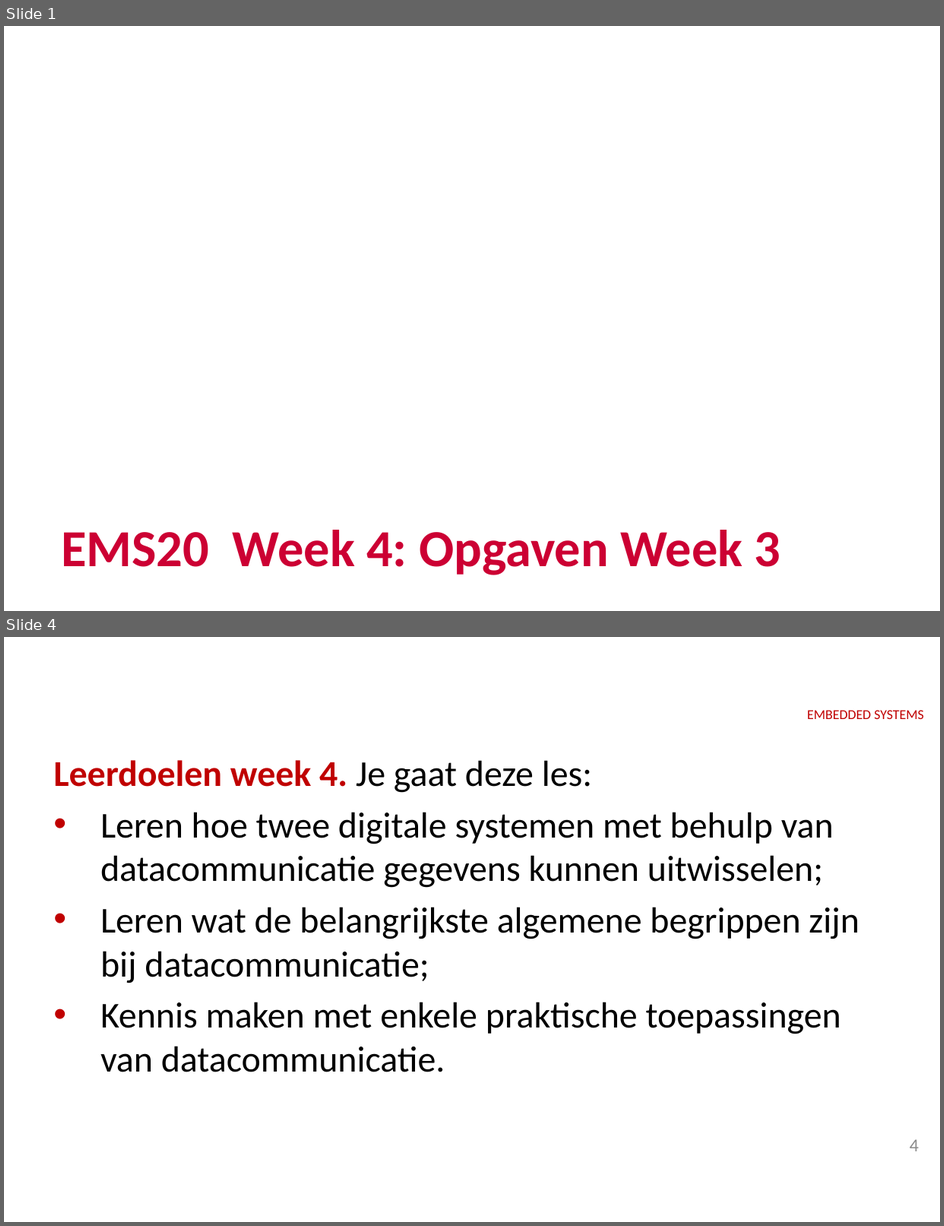
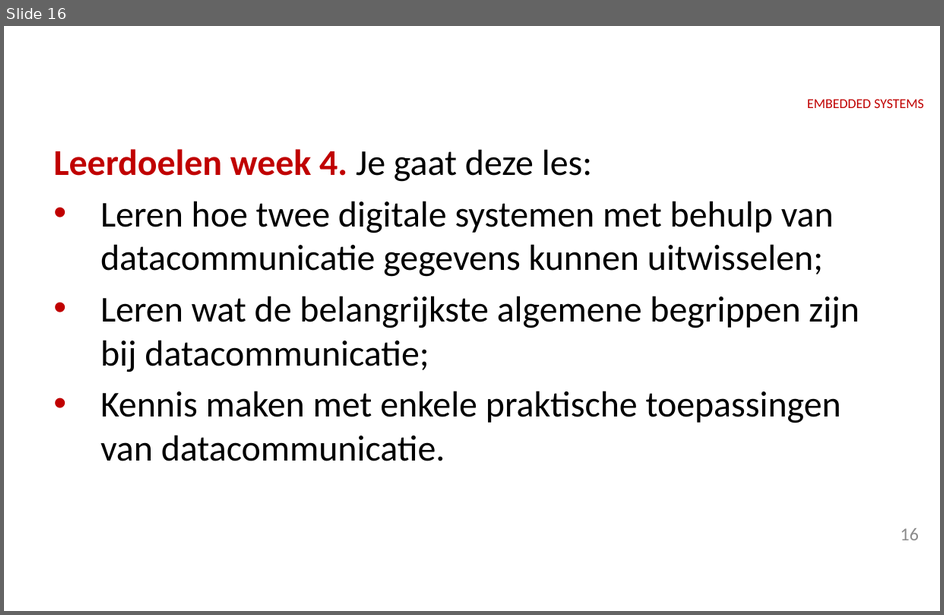
Before and after one commit to HR-ELEKTRO/ems2, a slide deck: Presentaties/EMS20_week1_theorie.pptx. Shown one above the other, each under a label of ours: slides 1 and 4 before the commit, slide 16 after it; the slides between them are not shown. The pictures are 944x1226 and 944x615 pixels, drawn with LibreOffice and Linux fonts; fonts in the diff are those of the drawing; background and template pictures are left out. Boxes give left, top, right and bottom in pixels: in the first picture for what was removed or moved away, otherwise in the second. Text is boxed around its words. In the diff, an @@ line names an element or a change of style, - is before the commit and + after.

Commit message:
Opzet theorie week 1

```diff
--- a/Presentaties/EMS20_week1_theorie.pptx
+++ b/Presentaties/EMS20_week1_theorie.pptx
@@ slide 1 removed at box(4, 26, 940, 611), background #FFFFFF @@
@@ title removed at box(61, 530, 781, 575) @@
-EMS20 Week 4: Opgaven Week 3
@@ what was slide 4 is now slide 16 @@
@@ page number at box(901, 528, 919, 541): text changed @@
-4
+16
```
Also in this commit, not shown: 1 slide changed, 16 slides added, 2 other slides removed.
